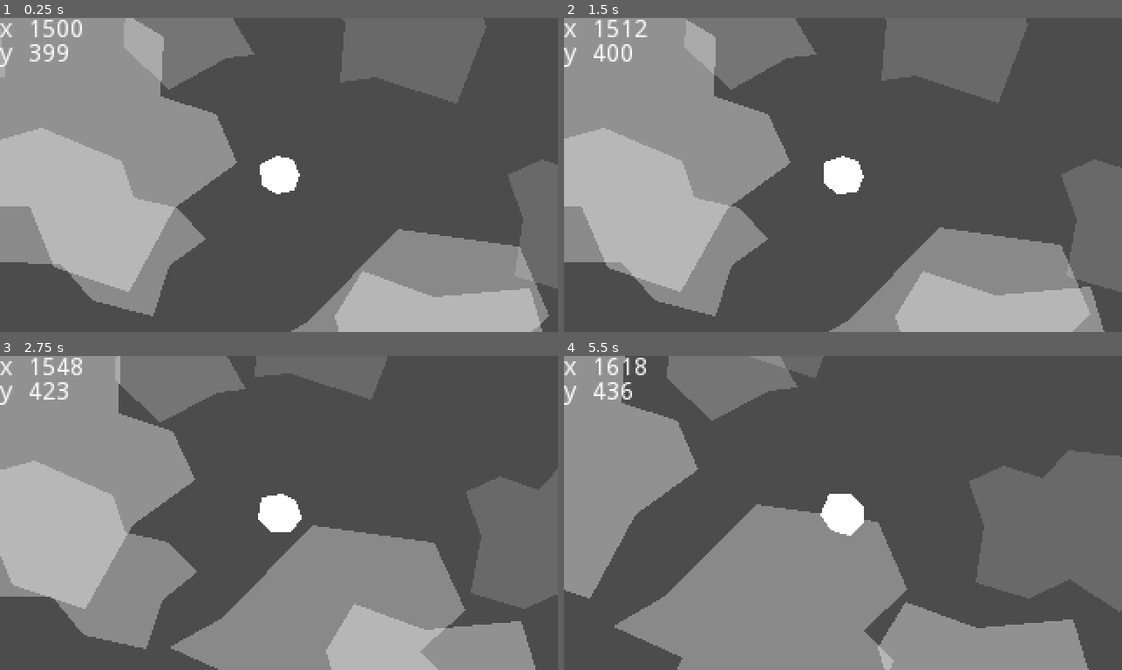
Above: before the commit, frames 1-4 (two rows, left to right).
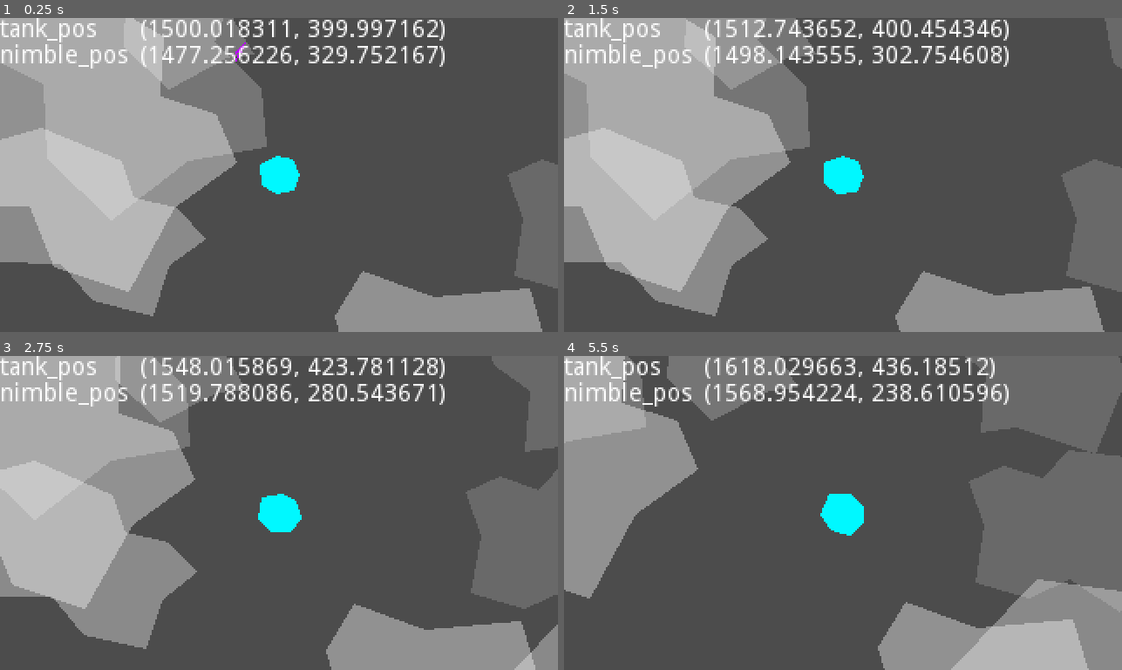
Above: after the commit, the same moments.

Repository: weresharks/krak-jam-2022
Game: Godot game, scene res://Main.tscn
Same seed, same stepped clock (60 frames per second), same inputs: the game is played once before the commit and once after it.
Inputs:
- Up to frame 1 (0.25 s): no input
- Up to frame 2 (1.5 s): hold Right (tank_right) 0.53-1.28 s; hold Down (tank_down) from 1.28 s (still down)
- Up to frame 3 (2.75 s): release Down (tank_down) at 2.03 s; hold Right (tank_right) from 2.03 s (still down)
- Up to frame 4 (5.5 s): release Right (tank_right) at 2.78 s; hold Up (tank_up) 2.78-3.53 s; hold Left (tank_left) 3.53-5.03 s; hold Down (tank_down) from 5.03 s (still down)

The runs differ from the first frame. In frame 1, 34% of the frame differs, in the area x 0-99%, y 0-100%; in frame 2, 33%; in frame 3, 34%; in frame 4, 38%, in the area x 0-100%, y 0-100%.

Commit message:
add `Nimble`

Diff:
--- a/game/Debug.tscn
+++ b/game/Debug.tscn
@@ -2,38 +2,38 @@
 
 [node name="Debug" type="CanvasLayer"]
 
-[node name="pos_x" type="Label" parent="."]
-margin_left = 16.0
-margin_right = 56.0
+[node name="label_tank_pos" type="Label" parent="."]
+margin_right = 40.0
+margin_bottom = 14.0
+text = "tank_pos"
+__meta__ = {
+"_edit_use_anchors_": false
+}
+
+[node name="tank_pos" type="Label" parent="."]
+margin_left = 80.0
+margin_right = 120.0
 margin_bottom = 14.0
 text = "123"
 __meta__ = {
 "_edit_use_anchors_": false
 }
 
-[node name="label_x" type="Label" parent="."]
-margin_right = 40.0
-margin_bottom = 14.0
-text = "x"
+[node name="label_nimble_pos" type="Label" parent="."]
+margin_top = 15.0
+margin_right = 74.0
+margin_bottom = 29.0
+text = "nimble_pos"
 __meta__ = {
 "_edit_use_anchors_": false
 }
 
-[node name="pos_y" type="Label" parent="."]
-margin_left = 16.0
-margin_top = 14.0
-margin_right = 56.0
-margin_bottom = 28.0
+[node name="nimble_pos" type="Label" parent="."]
+margin_left = 80.0
+margin_top = 15.0
+margin_right = 120.0
+margin_bottom = 29.0
 text = "123"
 __meta__ = {
 "_edit_use_anchors_": false
 }
-
-[node name="label_y" type="Label" parent="."]
-margin_top = 14.0
-margin_right = 40.0
-margin_bottom = 28.0
-text = "y"
-__meta__ = {
-"_edit_use_anchors_": false
-}
--- a/game/Main.gd
+++ b/game/Main.gd
@@ -1,17 +1,27 @@
 extends Node
 
 
-# Declare member variables here. Examples:
-# var a = 2
-# var b = "text"
-
+export var initial_nimble_displacement: float = 60
+export var initial_nimble_displacement_variation: float = 20
 
 # Called when the node enters the scene tree for the first time.
 func _ready():
 	randomize()
 	$Tank.start(Vector2(3000, 800))
+	var tank_pos: Vector2 = $Tank.position
 
+	var nimble_displacement_mag: float = (
+		initial_nimble_displacement +
+		rand_range(-initial_nimble_displacement_variation, initial_nimble_displacement_variation)
+	)
+	var nimble_displacement = Vector2(0, nimble_displacement_mag).rotated(rand_range(0, 2 * PI))
+	$Nimble.update_tank_pos(tank_pos)
+	$Nimble.start(tank_pos + nimble_displacement)
+
+func update_debug():
+	$Debug/tank_pos.text = str($Tank.position)
+	$Debug/nimble_pos.text = str($Nimble.position)
 
 func _process(delta):
-	$Debug/pos_x.text = str(int($Tank.position.x))
-	$Debug/pos_y.text = str(int($Tank.position.y))
+	$Nimble.update_tank_pos($Tank.position)
+	update_debug()
--- a/game/Main.tscn
+++ b/game/Main.tscn
@@ -1,15 +1,21 @@
-[gd_scene load_steps=5 format=2]
+[gd_scene load_steps=6 format=2]
 
 [ext_resource path="res://Tank.tscn" type="PackedScene" id=1]
 [ext_resource path="res://Main.gd" type="Script" id=2]
 [ext_resource path="res://ParallaxBackground.tscn" type="PackedScene" id=3]
 [ext_resource path="res://Debug.tscn" type="PackedScene" id=4]
+[ext_resource path="res://Nimble.tscn" type="PackedScene" id=5]
 
 [node name="Main" type="Node"]
 script = ExtResource( 2 )
 
+[node name="Nimble" parent="." instance=ExtResource( 5 )]
+scale = Vector2( 0.21, 0.21 )
+z_index = 2
+
 [node name="Tank" parent="." instance=ExtResource( 1 )]
 scale = Vector2( 0.17, 0.17 )
+z_index = 1
 acceleration_impulse = 0.5
 margin_deceleration_impulse = 1.0
 rotation_speed = 5.0
--- /dev/null
+++ b/game/Nimble.gd
@@ -0,0 +1,40 @@
+extends Node2D
+
+
+var tank_pos: Vector2
+export var max_speed: float = 100
+export var min_speed: float = 5
+export var start_speed: float = 30
+export var gravity_base: float = 500
+export var min_gravity_distance: float = 20*20
+
+var velocity: Vector2
+
+# Called when the node enters the scene tree for the first time.
+func _ready():
+	pass # Replace with function body.
+
+
+func start(start_pos: Vector2):
+	position = start_pos
+	velocity = Vector2(0, start_speed).rotated(rand_range(0, 2 * PI))
+	#velocity = Vector2(0, 0)
+
+func update_tank_pos(_tank_pos: Vector2):
+	tank_pos = _tank_pos
+
+# Called every frame. 'delta' is the elapsed time since the previous frame.
+func _process(delta):
+	position += velocity * delta
+	var tank_dist2 = position.distance_squared_to(tank_pos)
+	var gravity_impulse: float = 0
+	if tank_dist2 > min_gravity_distance:
+		gravity_impulse = gravity_base / tank_dist2
+	var gravity = position.direction_to(tank_pos) * gravity_impulse
+
+	velocity += gravity
+
+	if velocity.length() > max_speed:
+		velocity = velocity.normalized() * max_speed
+
+	rotation = Vector2(0, -1).angle_to(velocity)
--- /dev/null
+++ b/game/Nimble.tscn
@@ -0,0 +1,20 @@
+[gd_scene load_steps=3 format=2]
+
+[ext_resource path="res://Nimble.gd" type="Script" id=1]
+
+[sub_resource type="CapsuleShape2D" id=1]
+radius = 4.0
+height = 36.0
+
+[node name="Nimble" type="Node2D"]
+script = ExtResource( 1 )
+
+[node name="Polygon2D" type="Polygon2D" parent="."]
+position = Vector2( 0, -2 )
+rotation = 0.0272003
+scale = Vector2( 0.5, 0.5 )
+color = Color( 0.733333, 0, 1, 1 )
+polygon = PoolVector2Array( -3, -57, 15, -7, 12, 79, -1, 10, -10, 60, -17, -1 )
+
+[node name="CollisionShape2D" type="CollisionShape2D" parent="."]
+shape = SubResource( 1 )
--- a/game/ParallaxBackground.tscn
+++ b/game/ParallaxBackground.tscn
@@ -3,6 +3,7 @@
 [node name="ParallaxBackground" type="ParallaxBackground"]
 
 [node name="ParallaxLayer" type="ParallaxLayer" parent="."]
+motion_scale = Vector2( 0.9, 0.9 )
 motion_mirroring = Vector2( 1000, 850 )
 
 [node name="Polygon2D" type="Polygon2D" parent="ParallaxLayer"]
--- a/game/Tank.gd
+++ b/game/Tank.gd
@@ -1,9 +1,9 @@
 extends Node2D
 
 
-export var max_velocity: float = 100
-export var min_velocity: float = 10
-export var max_velocity_spontaneous: float = 20
+export var max_speed: float = 100
+export var min_speed: float = 10
+export var max_speed_spontaneous: float = 20
 export var spontaneous_acceleration_impulse: float = 0.1
 export var acceleration_impulse: float = 5
 export var deceleration_impulse: float = 0.3
@@ -48,13 +48,13 @@
 
 	var vel_len: float = velocity.length()
 
-	if acceleration.length_squared() == 0 and vel_len < max_velocity_spontaneous:
+	if acceleration.length_squared() == 0 and vel_len < max_speed_spontaneous:
 		acceleration = Vector2(
 			rand_range(0, spontaneous_acceleration_impulse) - spontaneous_acceleration_impulse / 2,
 			rand_range(0, spontaneous_acceleration_impulse) - spontaneous_acceleration_impulse / 2
 		)
 
-	if acceleration.length_squared() == 0 and vel_len > min_velocity:
+	if acceleration.length_squared() == 0 and vel_len > min_speed:
 		acceleration = - velocity.normalized() * deceleration_impulse
 
 	if position.x < margin and velocity.x < 0:
@@ -72,8 +72,8 @@
 
 	velocity += acceleration
 
-	if velocity.length() > max_velocity:
-		velocity = velocity.normalized() * max_velocity
+	if velocity.length() > max_speed:
+		velocity = velocity.normalized() * max_speed
 
 	position += velocity * delta
 	rotation_degrees += rotation_speed * delta
--- a/game/Tank.tscn
+++ b/game/Tank.tscn
@@ -10,6 +10,7 @@
 
 [node name="Polygon2D" type="Polygon2D" parent="."]
 position = Vector2( -146, -85 )
+color = Color( 0, 0.976471, 1, 1 )
 polygon = PoolVector2Array( 81, 51, 140, 23, 192, 34, 216, 83, 197, 134, 139, 147, 87, 119 )
 
 [node name="CollisionShape2D" type="CollisionShape2D" parent="."]
